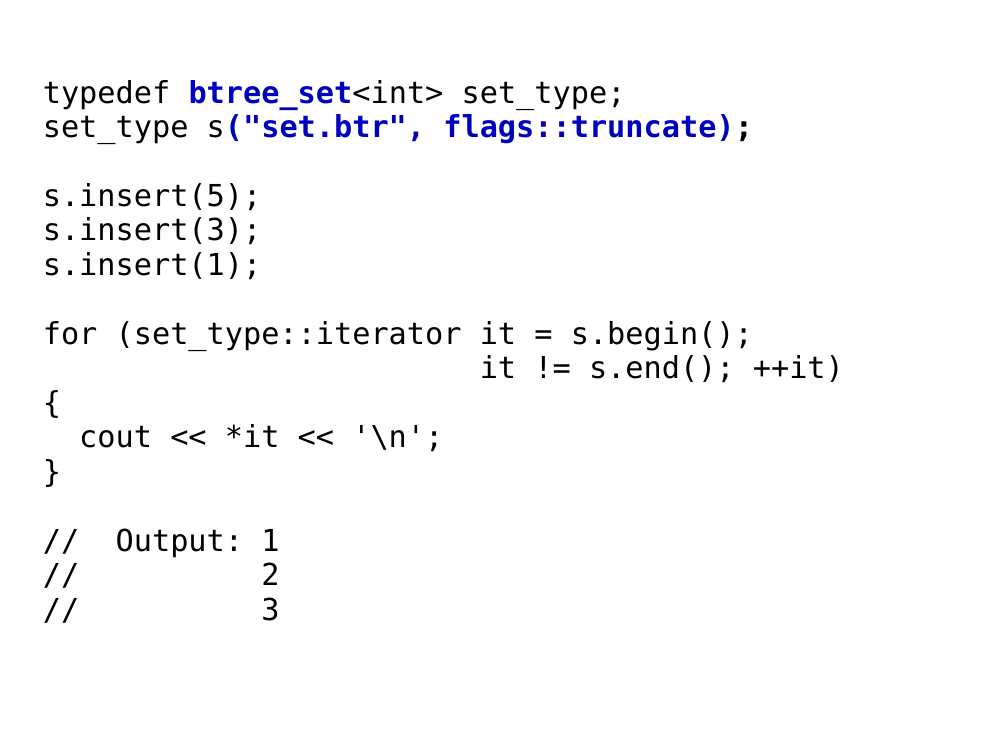
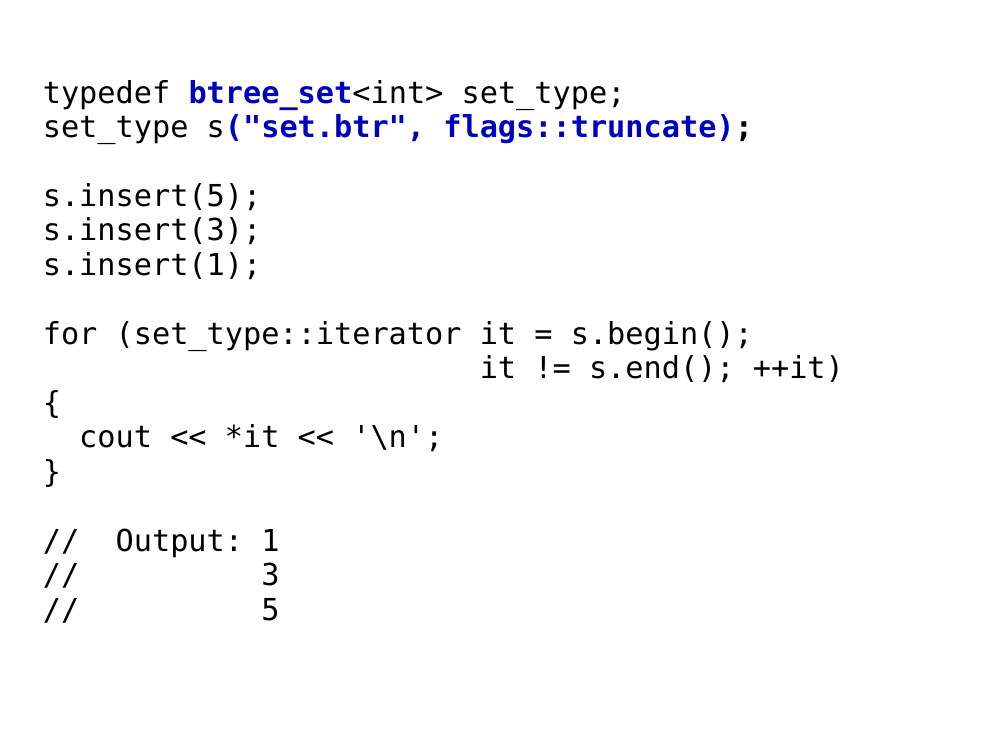
Before and after one commit to Beman/btree, a slide deck: slide 15 of libs/btree/doc/Proposed-B-tree-library.ppt (slide 14 before the commit). Drawn at 1008x756 pixels with LibreOffice and Linux fonts; fonts in the diff are those of the drawing; background and template pictures are left out. Boxes give left, top, right and bottom in pixels: in the first picture for what was removed or moved away, otherwise in the second. Text is boxed around its words. In the diff, an @@ line names an element or a change of style, - is before the commit and + after.

```diff
--- a/libs/btree/doc/Proposed-B-tree-library.ppt
+++ b/libs/btree/doc/Proposed-B-tree-library.ppt
@@ text at [261,562,279,585]: paragraph removed @@
-// 2
@@ text at [261,598,279,621]: paragraph added @@
+// 5
```
Also in this commit, not shown: 3 other slides changed, 1 slide added.
